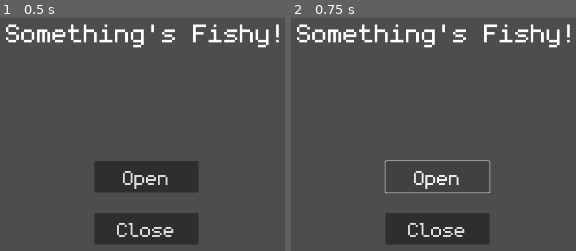
Above: before the commit, frames 1-2 (left to right).
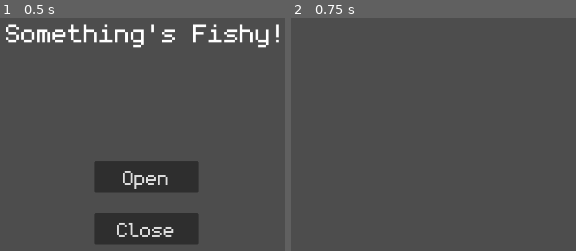
Above: after the commit, the same moments.

Repository: aowen7/Somethings-Fishy
Game: Godot game, scene res://start_menu.tscn
Same seed, same stepped clock (60 frames per second), same inputs: the game is played once before the commit and once after it. This scene is started directly instead of the project's main scene.
Inputs:
- Up to frame 1 (0.5 s): no input
- Up to frame 2 (0.75 s): click "Open" at 0.5 s

Frame 1 is identical in both runs. In frame 2, 8.3% of the frame differs, in the area x 2-98%, y 2-97%.

Commit message:
coded start/quit buttons
start button changes the scene to world scene, quit button closes the game window

Diff:
--- a/start_menu.gd
+++ b/start_menu.gd
@@ -4,3 +4,12 @@
 
 @onready var start_button = $MarginContainer/HBoxContainer/VBoxContainer/StartButton
 @onready var quit_button = $MarginContainer/HBoxContainer/VBoxContainer/QuitButton
+
+
+
+func _on_start_button_pressed():
+	get_tree().change_scene_to_file("res://world.tscn")
+
+
+func _on_quit_button_pressed():
+	get_tree().quit()
--- a/start_menu.tscn
+++ b/start_menu.tscn
@@ -74,3 +74,6 @@
 theme_override_fonts/font = ExtResource("1_yay00")
 theme_override_font_sizes/font_size = 75
 text = "Close"
+
+[connection signal="pressed" from="MarginContainer/HBoxContainer/VBoxContainer/StartButton" to="." method="_on_start_button_pressed"]
+[connection signal="pressed" from="MarginContainer/HBoxContainer/VBoxContainer/QuitButton" to="." method="_on_quit_button_pressed"]
